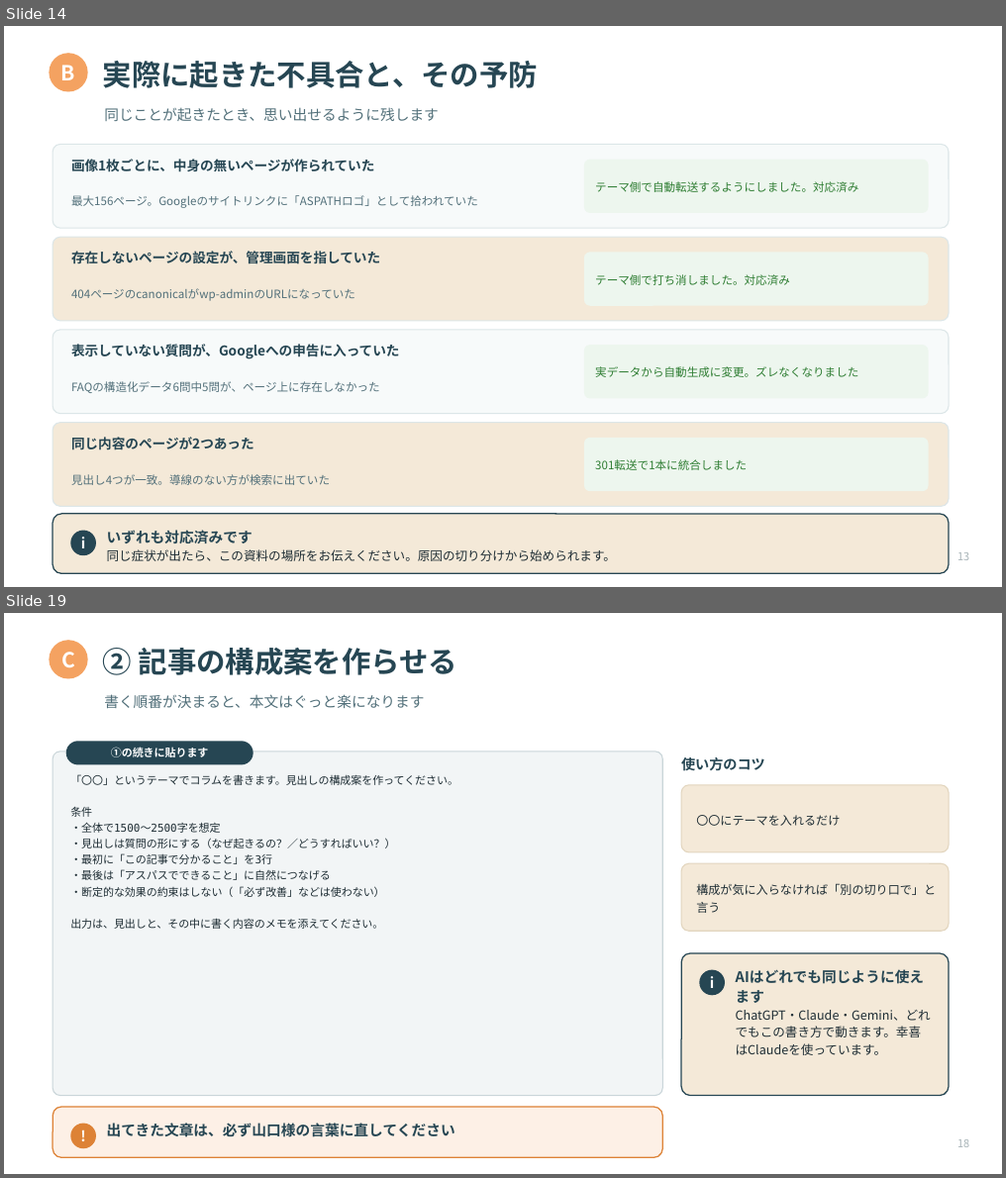
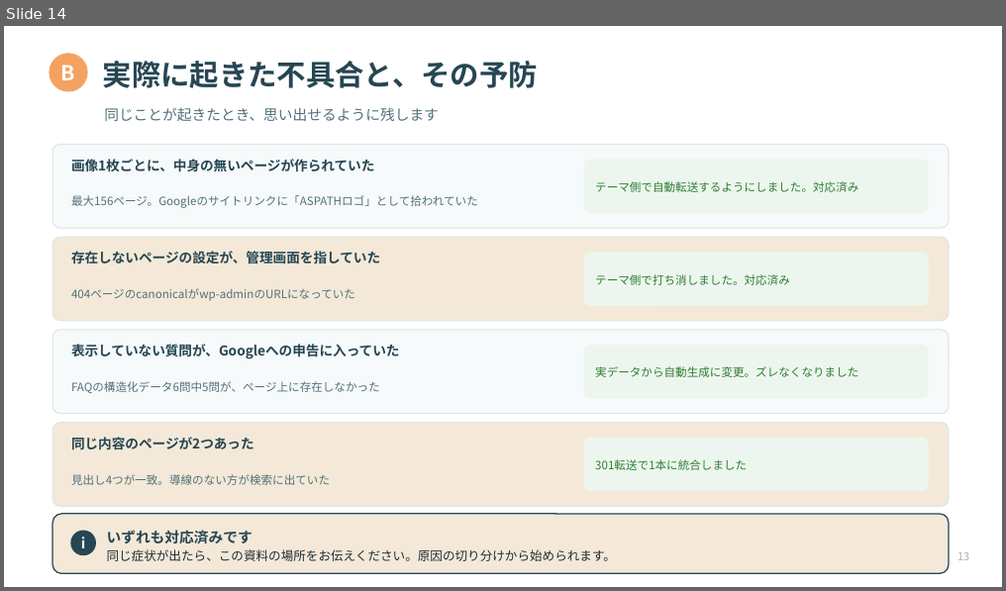
Before and after one commit to Kkenjis/dev-aspath-life, a slide deck: _wp移行素材/★引継ぎ資料/★ASPATH_サイト運用マニュアル_応用編.pptx. Shown one above the other, each under a label of ours: slides 14 and 19 before the commit, slide 14 after it; the slides between them are not shown. The pictures are 1006x1178 and 1006x591 pixels, drawn with LibreOffice and Linux fonts; fonts in the diff are those of the drawing. Boxes give left, top, right and bottom in pixels: in the first picture for what was removed or moved away, otherwise in the second. Text is boxed around its words. In the diff, an @@ line names an element or a change of style, - is before the commit and + after.

```diff
--- a/_wp移行素材/★引継ぎ資料/★ASPATH_サイト運用マニュアル_応用編.pptx
+++ b/_wp移行素材/★引継ぎ資料/★ASPATH_サイト運用マニュアル_応用編.pptx
@@ slide 19 removed at (4, 613, 1002, 1174), background #FFFFFF @@
@@ rounded rectangle removed at (49, 640, 88, 679) @@
@@ text removed at (61, 652, 75, 668) @@
-C
@@ text removed at (103, 648, 457, 675) @@
-② 記事の構成案を作らせる
@@ text removed at (104, 694, 424, 708) @@
-書く順番が決まると、本文はぐっと楽になります
@@ rounded rectangle removed at (53, 752, 662, 1096) @@
@@ rounded rectangle removed at (66, 741, 253, 765) @@
@@ text removed at (111, 747, 209, 758) @@
-①の続きに貼ります
@@ text removed at (681, 758, 765, 771) @@
-使い方のコツ
@@ text removed at (70, 774, 458, 929) @@
-「〇〇」というテーマでコラムを書きます。見出しの構成案を作ってください。
-条件
-・全体で1500〜2500字を想定
-・見出しは質問の形にする（なぜ起きるの？／どうすればいい？）
-・最初に「この記事で分かること」を3行
-・最後は「アスパスでできること」に自然につなげる
-・断定的な効果の約束はしない（「必ず改善」などは使わない）
-出力は、見出しと、その中に書く内容のメモを添えてください。
@@ rounded rectangle removed at (681, 785, 948, 853) @@
@@ text removed at (696, 815, 840, 826) @@
-〇〇にテーマを入れるだけ
@@ rounded rectangle removed at (681, 863, 948, 931) @@
@@ text removed at (696, 883, 936, 913) @@
-構成が気に入らなければ「別の切り口で」と言う
@@ rounded rectangle removed at (681, 954, 948, 1096) @@
@@ ellipse removed at (699, 970, 725, 995) @@
@@ text removed at (710, 976, 714, 988) @@
-i
@@ text removed at (736, 1010, 931, 1056) @@
-AIはどれでも同じように使えます
-ChatGPT・Claude・Gemini、どれでもこの書き方で動きます。幸喜はClaudeを使っています。
@@ rounded rectangle removed at (53, 1107, 662, 1158) @@
@@ ellipse removed at (70, 1124, 96, 1149) @@
@@ text removed at (70, 1124, 96, 1149) @@
-!
@@ text removed at (107, 1123, 455, 1138) @@
-出てきた文章は、必ず山口様の言葉に直してください
@@ text removed at (957, 1140, 969, 1148) @@
-18
```
Also in this commit, not shown: 3 slides changed, 1 slide added, 9 other slides removed, 8 other files.
